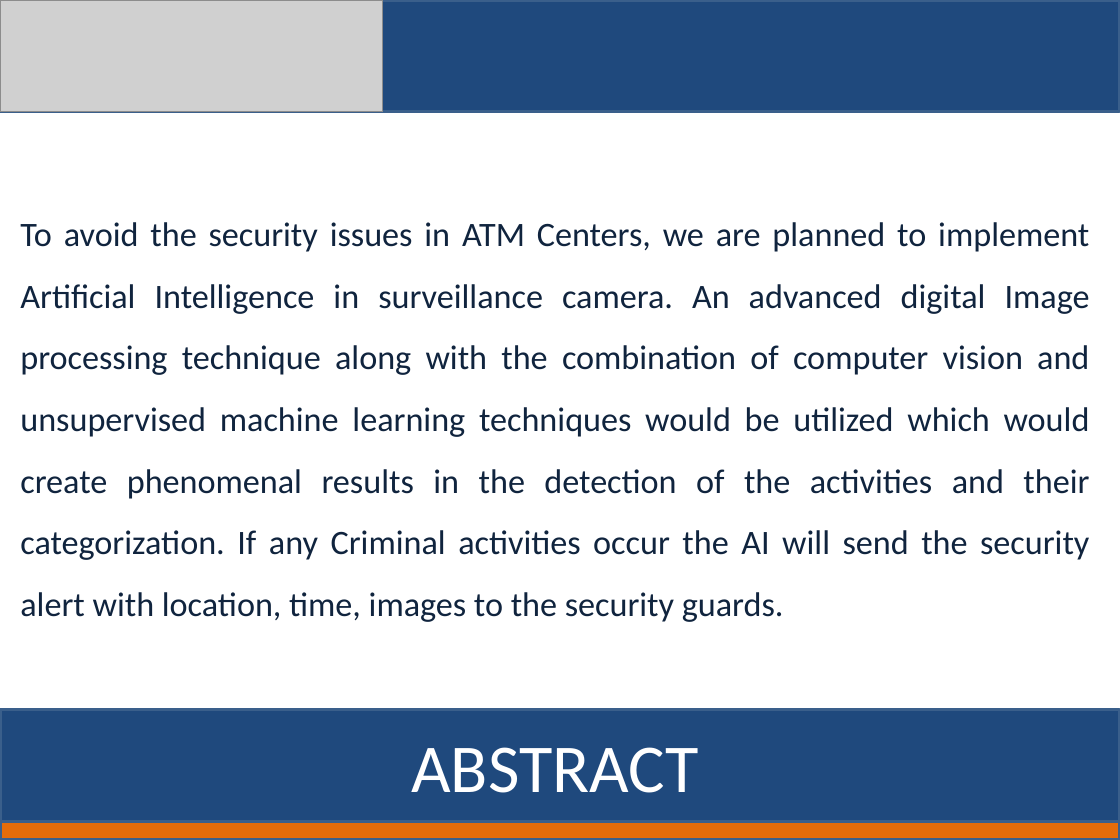
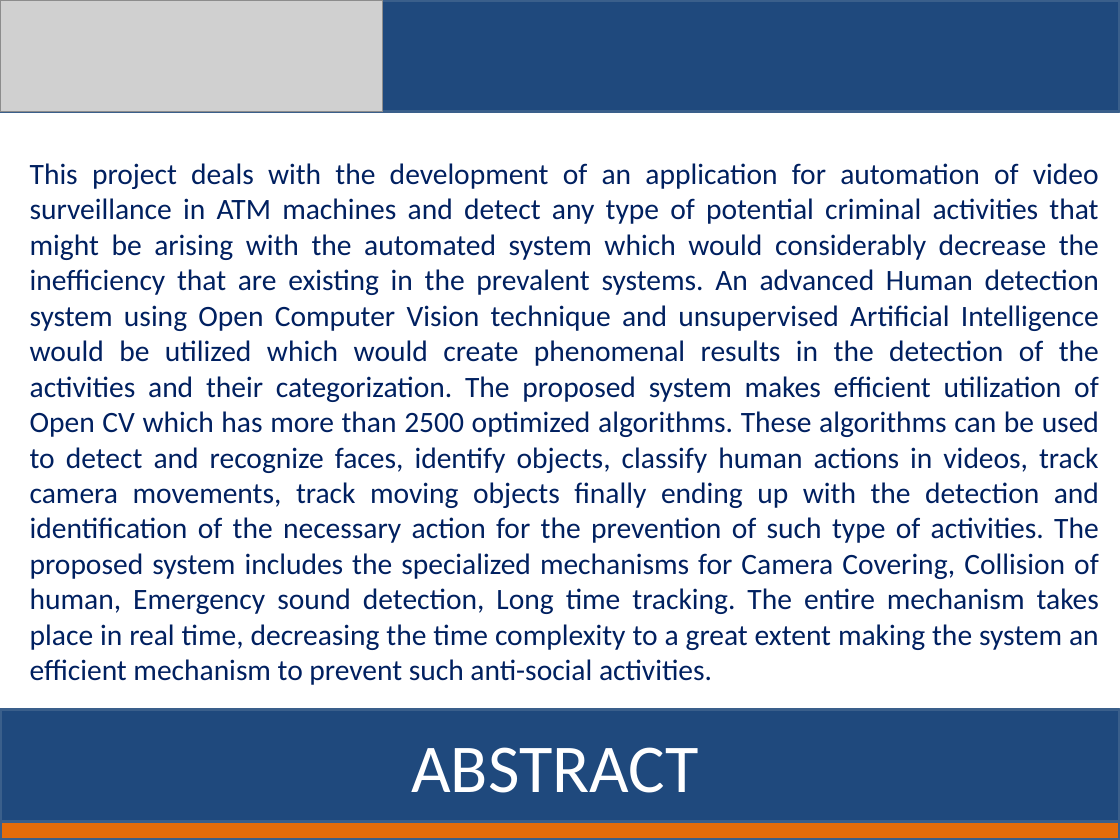
Before and after one commit to baranitharan2020/Third-eye, a slide deck: slide 2 of First Review.pptx. Drawn at 1120x840 pixels with LibreOffice and Linux fonts; fonts in the diff are those of the drawing; grey boxes stand for pictures. Boxes give left, top, right and bottom in pixels: in the first picture for what was removed or moved away, otherwise in the second. Text is boxed around its words. In the diff, an @@ line names an element or a change of style, - is before the commit and + after.

```diff
--- a/First Review.pptx
+++ b/First Review.pptx
@@ text at [30, 163, 1099, 685]: text changed; size 22 to 19 pt; text colour #0F243E to #002060 @@
-To avoid the security issues in ATM Centers, we are planned to implement Artificial Intelligence in surveillance camera. An advanced digital Image processing technique along with the combination of computer vision and unsupervised machine learning techniques would be utilized which would create phenomenal results in the detection of the activities and their categorization. If any Criminal activities occur the AI will send the security alert with location, time, images to the security guards.
+This project deals with the development of an application for automation of video surveillance in ATM machines and detect any type of potential criminal activities that might be arising with the automated system which would considerably decrease the inefficiency that are existing in the prevalent systems. An advanced Human detection system using Open Computer Vision technique and unsupervised Artificial Intelligence would be utilized which would create phenomenal results in the detection of the activities and their categorization. The proposed system makes efficient utilization of Open CV which has more than 2500 optimized algorithms. These algorithms can be used to detect and recognize faces, identify objects, classify human actions in videos, track camera movements, track moving objects finally ending up with the detection and identification of the necessary action for the prevention of such type of activities. The proposed system includes the specialized mechanisms for Camera Covering, Collision of human, Emergency sound detection, Long time tracking. The entire mechanism takes place in real time, decreasing the time complexity to a great extent making the system an efficient mechanism to prevent such anti-social activities.
```
Also in this commit, not shown: 5 other slides changed, 6 slides added, 1 slide removed.
